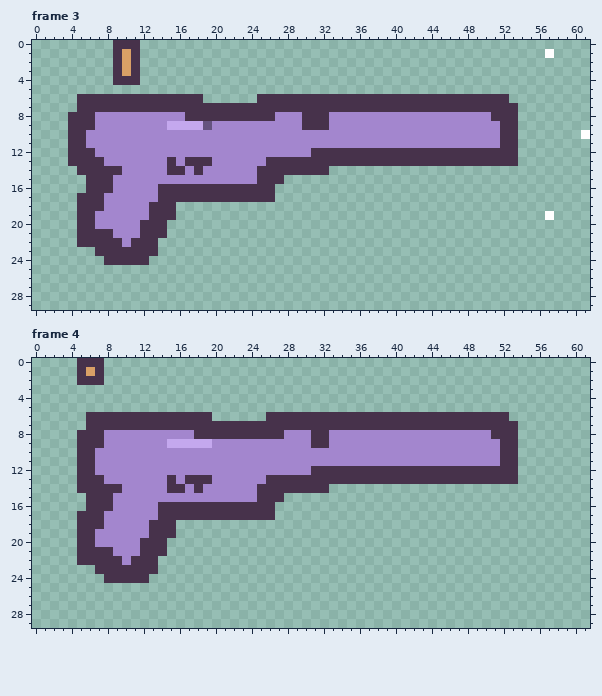
A pixel-art file gets an edit: art/weapons/ghost/ghost-ingame.aseprite. Above is the file before it was changed.
62x30 pixels, 5 frames. Shown: frame 3, frame 4. The commit also changed other frames, which this record leaves out.
After the commit:
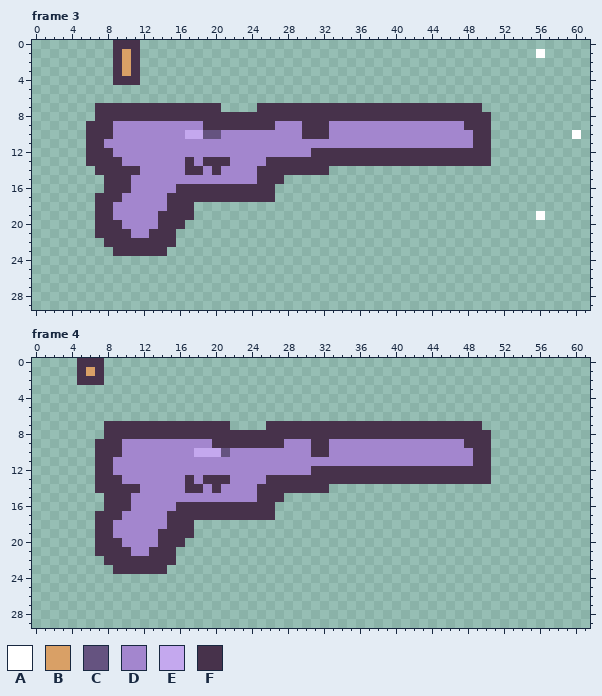
Palette (. is transparent): A #ffffff  B #d9a066  C #655380  D #a386ce  E #c4a8ee  F #47324b
From old to new:
Changed rows in their new state; - is an unchanged pixel.
Frame 3, layers "Layer 4", "Layer 3":
first column x 56:
 1 A.
first column x 4:
 6 -..............------............................---------
 7 -..--------------....-------------------------....--------
 8 ...FFFFFFFFFF----------FFF---FFFFFFFFFFFFFFFFFF...--------
 9 ..-FF------DDDDFFFFFFFF---------------------FFF...--------
10 ..FFF--------EECC---------FFF----------------FF...------A.
11 ..FF-----------------------------------------FF...--------
12 ..-FF------------------------------------------...--------
13 ..--FF-----D--D-FF-----------------------------...--------
14 -..---FF---DDF--F-----------------------------------------
15 --..-FF---------------------------------------------------
16 --..-FF---DD----------------------------------------------
17 -..-FF----D-----------------------------------------------
18 -..-F----DD-FF--------------------------------------------
19 -..FF----D--FF--------------------------------------A.----
20 -..FFF--DD-FF---------------------------------------------
21 -..--FF-D--F----------------------------------------------
22 -...--F---FF----------------------------------------------
23 ---..-----F-----------------------------------------------
24 ----.....-------------------------------------------------
Frame 4, layers "Layer 4", "Layer 3":
first column x 5:
 6 -..............------...........................-
 7 -..--------------....------------------------....
 8 ...FFFFFFFFFF----------FFF--FFFFFFFFFFFFFFFFFF...
 9 ..-FF-----DDDDDFFFFFFFF--------------------FFF...
10 ..FFF--------EEEC---------FF----------------FF...
11 ..FF----------------------------------------FF...
12 ..FF------------------------------------------...
13 ..-FF-----D--D-FF-----------------------------...
14 ..---FF---DDF--F---------------------------------
15 -..-FF-------------------------------------------
16 -..-FF---DD--------------------------------------
17 ..-FF----D---------------------------------------
18 ..-F----DD-FF------------------------------------
19 ..FF----D--FF------------------------------------
20 ..FFF--DD-FF-------------------------------------
21 ..--FF-D--F--------------------------------------
22 ...--F---FF--------------------------------------
23 --..-----F---------------------------------------
24 ---.....-----------------------------------------
Changed places in both pictures, as pixel boxes (x1, y1, x2, y2):
changed: (536, 49, 554, 58)
changed: (68, 94, 518, 265)
changed: (572, 130, 590, 139)
changed: (536, 211, 554, 220)
changed: (77, 412, 518, 583)
